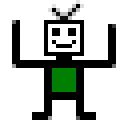
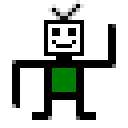
Before/after of a 128x128 layered artwork. What changed in the layer stack:
painted on "Background copy" over [12, 20, 20, 108]
